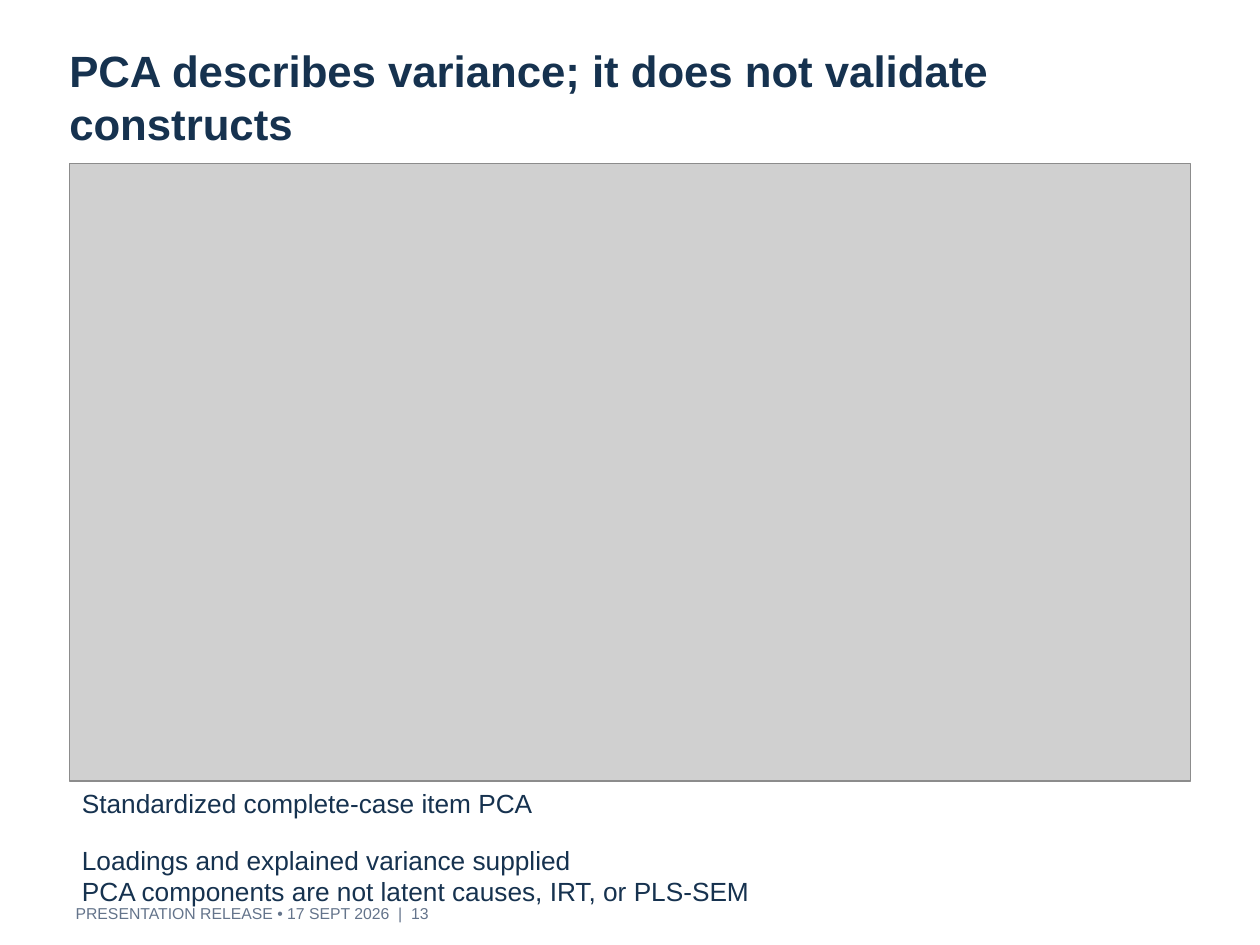
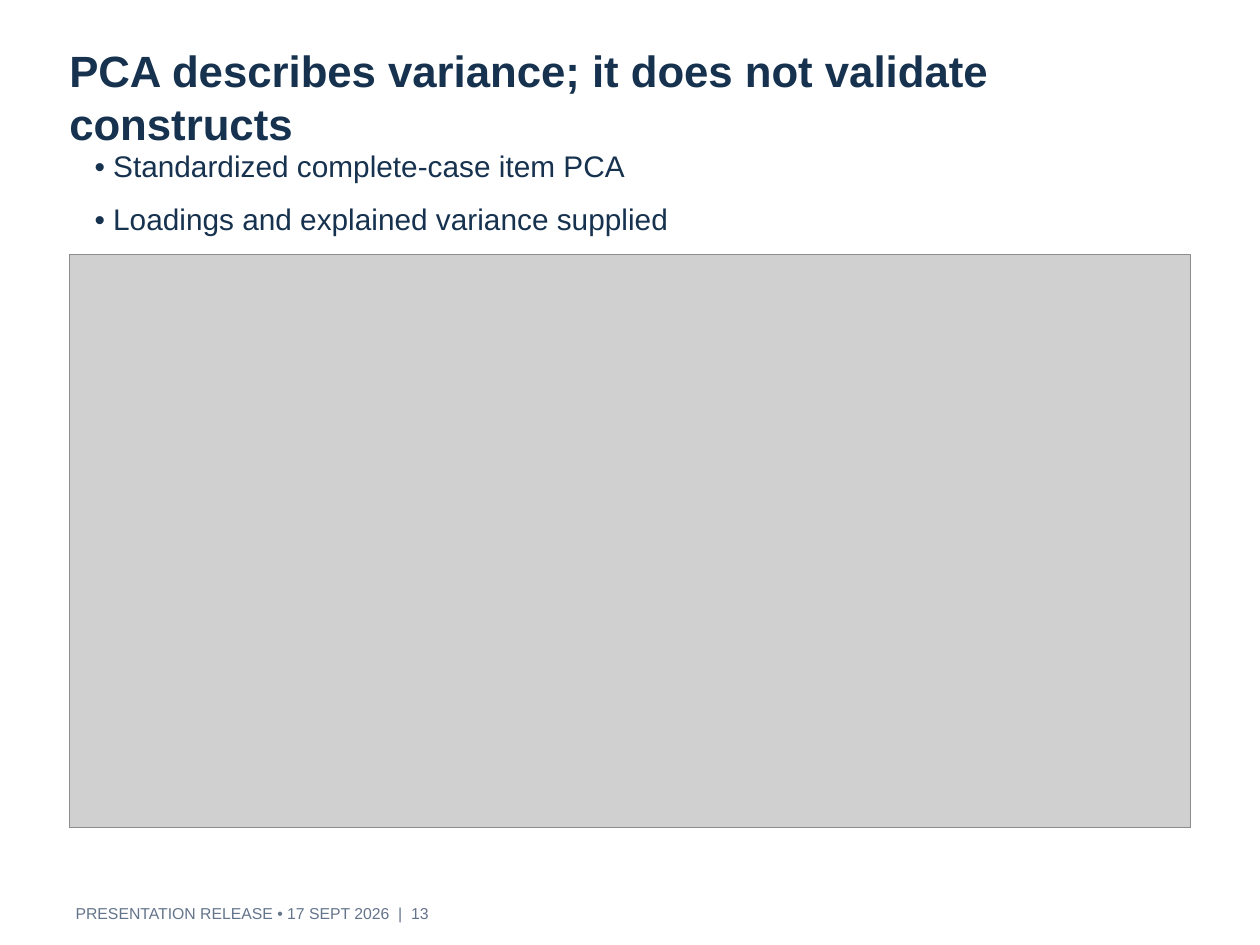
Before and after one commit to DucAnhValentinoNguyen/Wildboar-Compensation-on-Tolerance, a slide deck: slide 13 of results/fresh/presentation/Wildboar_Consulting_Presentation.pptx. Drawn at 1260x945 pixels with LibreOffice and Linux fonts; fonts in the diff are those of the drawing; grey boxes stand for pictures. Boxes give left, top, right and bottom in pixels: in the first picture for what was removed or moved away, otherwise in the second. Text is boxed around its words. In the diff, an @@ line names an element or a change of style, - is before the commit and + after.

Commit message:
align PowerPoint figure slides with PDF layout

```diff
--- a/results/fresh/presentation/Wildboar_Consulting_Presentation.pptx
+++ b/results/fresh/presentation/Wildboar_Consulting_Presentation.pptx
@@ text added at <box>113,155,624,182</box>, 17 pt, text #16324F @@
+• Standardized complete-case item PCA
@@ text added at <box>113,208,668,235</box>, 17 pt, text #16324F @@
+• Loadings and explained variance supplied
@@ picture: place and size @@
-picture at <box>69,164,1191,781</box>
+picture at <box>69,255,1191,828</box>
@@ text removed at <box>82,794,749,907</box> @@
-Standardized complete-case item PCA
-Loadings and explained variance supplied
-PCA components are not latent causes, IRT, or PLS-SEM
```
Also in this commit, not shown: 11 other slides changed, 4 other files.
